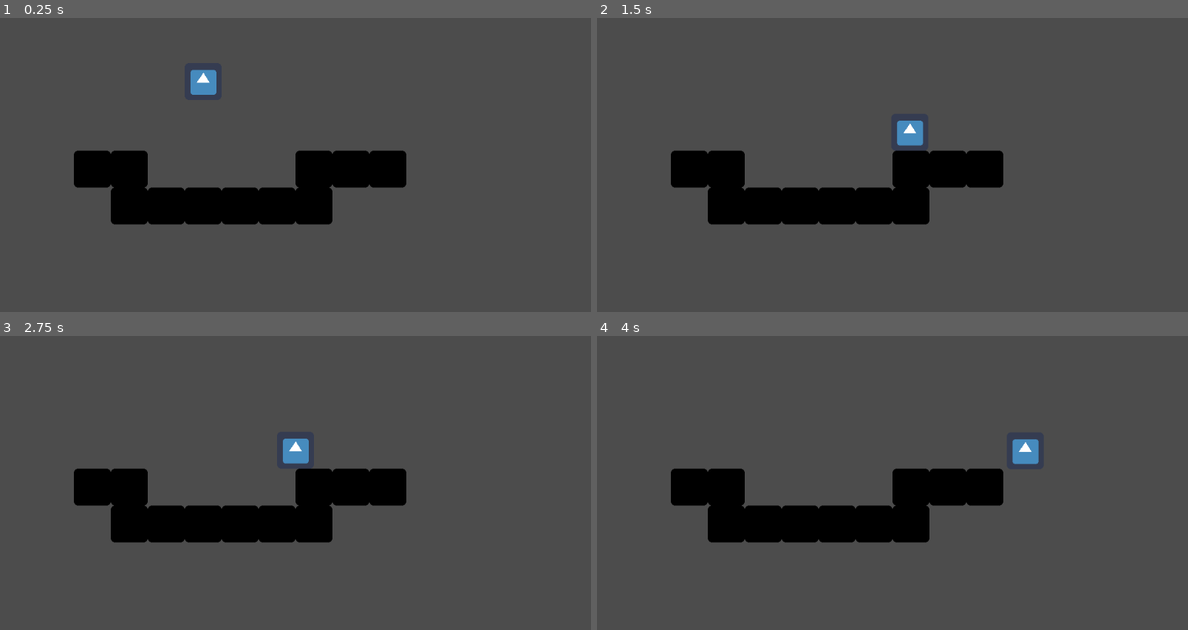
Above: before the commit, frames 1-4 (two rows, left to right).
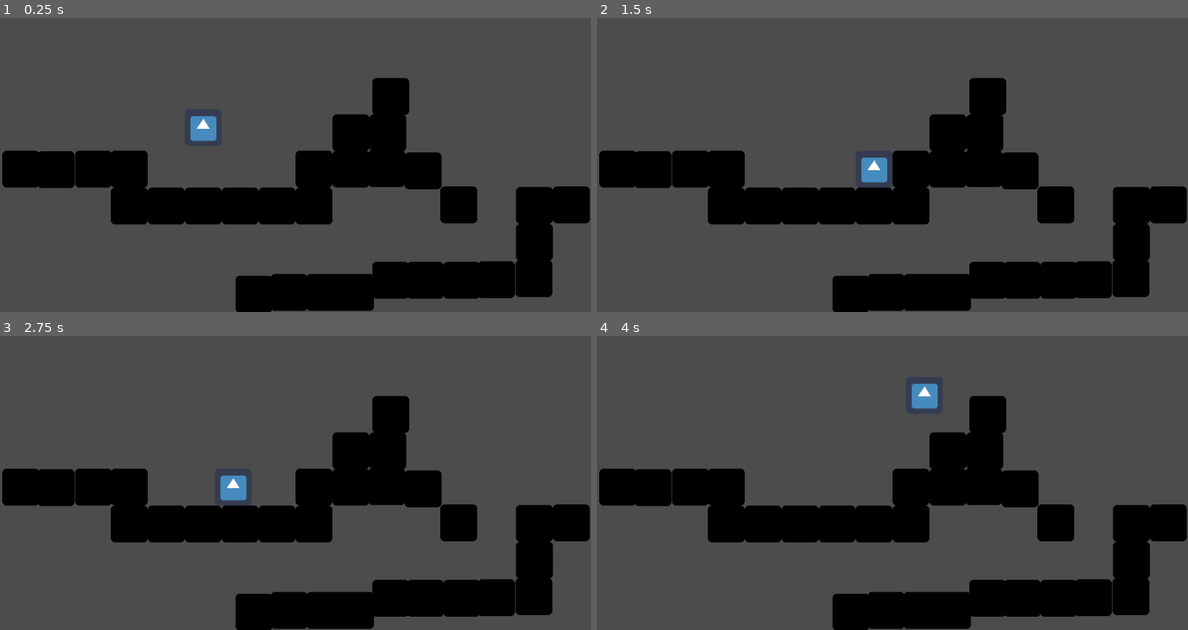
Above: after the commit, the same moments.

Repository: miomorfo/MiceProject
Game: Godot game, scene res://Mundo.tscn
The game is run twice, just before and just after one commit, with the same random seed, the same clock (stepped at 60 frames per second) and the same inputs. The engine's default icon, where the game draws it, is replaced by a stand-in: a white triangle on a blue panel in a dark square.
Inputs:
- Up to frame 1 (0.25 s): no input
- Up to frame 2 (1.5 s): hold Right (ui_right) from 0.53 s (still down); tap Up (ui_up) at 0.77 s
- Up to frame 3 (2.75 s): tap Up (ui_up) at 1.52 s; release Right (ui_right) at 2.03 s; hold Left (ui_left) from 2.03 s (still down)
- Up to frame 4 (4 s): release Left (ui_left) at 2.78 s; hold Right (ui_right) from 2.78 s (still down); tap Up (ui_up) at 3.02, 3.77 s

The runs differ from the first frame. In frame 1, 15% of the frame differs, in the area x 0-100%, y 17-100%; in frame 2, 15%; in frame 3, 15%; in frame 4, 15%, in the area x 0-100%, y 16-100%.

Commit message:
cambio de gravedad y nodos

Diff:
--- a/MiceWalkers/KinematicBody2D.gd
+++ b/MiceWalkers/KinematicBody2D.gd
@@ -3,9 +3,9 @@
 #la clase Vector2 contiene el sistema de cordenadas para poder movernos por el escenario
 var movimiento = Vector2()
 const UP = Vector2(0, -1)
-const GRAVEDAD = 20
+const GRAVEDAD = 60
 const VELOCIDAD = 200
-const ALTURA_SALTO = -500
+const ALTURA_SALTO = -800
 
 func _physics_process(delta):
 	#gravedad
@@ -22,7 +22,7 @@
 
 	#se detecta el suelo
 	if is_on_floor():
-#		print("el personaje está tocanto el suelo")
+		#print("el personaje está tocanto el suelo")
 		if Input.is_action_just_pressed("ui_up"):
 			movimiento.y = ALTURA_SALTO
 
--- a/MiceWalkers/Mundo.tscn
+++ b/MiceWalkers/Mundo.tscn
@@ -25,7 +25,6 @@
 shape = SubResource( 1 )
 
 [node name="Suelos" type="Node" parent="."]
-editor/display_folded = true
 
 [node name="Suelo" type="StaticBody2D" parent="Suelos"]
 editor/display_folded = true
@@ -71,7 +70,7 @@
 
 [node name="Suelo11" type="StaticBody2D" parent="Suelos"]
 editor/display_folded = true
-position = Vector2( 160, 352 )
+position = Vector2( 162, 352 )
 __meta__ = {
 "_edit_group_": true
 }
@@ -83,6 +82,34 @@
 [node name="CollisionShape2D" type="CollisionShape2D" parent="Suelos/Suelo11"]
 shape = SubResource( 2 )
 
+[node name="Suelo12" type="StaticBody2D" parent="Suelos"]
+editor/display_folded = true
+position = Vector2( 97, 353 )
+__meta__ = {
+"_edit_group_": true
+}
+
+[node name="Sprite" type="Sprite" parent="Suelos/Suelo12"]
+modulate = Color( 0, 0, 0, 1 )
+texture = ExtResource( 2 )
+
+[node name="CollisionShape2D" type="CollisionShape2D" parent="Suelos/Suelo12"]
+shape = SubResource( 2 )
+
+[node name="Suelo13" type="StaticBody2D" parent="Suelos"]
+editor/display_folded = true
+position = Vector2( 36, 352 )
+__meta__ = {
+"_edit_group_": true
+}
+
+[node name="Sprite" type="Sprite" parent="Suelos/Suelo13"]
+modulate = Color( 0, 0, 0, 1 )
+texture = ExtResource( 2 )
+
+[node name="CollisionShape2D" type="CollisionShape2D" parent="Suelos/Suelo13"]
+shape = SubResource( 2 )
+
 [node name="Suelo2" type="StaticBody2D" parent="Suelos"]
 editor/display_folded = true
 position = Vector2( 480, 416 )
@@ -153,6 +180,20 @@
 [node name="CollisionShape2D" type="CollisionShape2D" parent="Suelos/Suelo6"]
 shape = SubResource( 2 )
 
+[node name="Suelo14" type="StaticBody2D" parent="Suelos"]
+editor/display_folded = true
+position = Vector2( 608, 289 )
+__meta__ = {
+"_edit_group_": true
+}
+
+[node name="Sprite" type="Sprite" parent="Suelos/Suelo14"]
+modulate = Color( 0, 0, 0, 1 )
+texture = ExtResource( 2 )
+
+[node name="CollisionShape2D" type="CollisionShape2D" parent="Suelos/Suelo14"]
+shape = SubResource( 2 )
+
 [node name="Suelo7" type="StaticBody2D" parent="Suelos"]
 editor/display_folded = true
 position = Vector2( 608, 352 )
@@ -169,7 +210,7 @@
 
 [node name="Suelo8" type="StaticBody2D" parent="Suelos"]
 editor/display_folded = true
-position = Vector2( 672, 352 )
+position = Vector2( 670, 351 )
 __meta__ = {
 "_edit_group_": true
 }
@@ -180,3 +221,227 @@
 
 [node name="CollisionShape2D" type="CollisionShape2D" parent="Suelos/Suelo8"]
 shape = SubResource( 2 )
+
+[node name="Suelo17" type="StaticBody2D" parent="Suelos"]
+editor/display_folded = true
+position = Vector2( 733, 355 )
+__meta__ = {
+"_edit_group_": true
+}
+
+[node name="Sprite" type="Sprite" parent="Suelos/Suelo17"]
+modulate = Color( 0, 0, 0, 1 )
+texture = ExtResource( 2 )
+
+[node name="CollisionShape2D" type="CollisionShape2D" parent="Suelos/Suelo17"]
+shape = SubResource( 2 )
+
+[node name="Suelo18" type="StaticBody2D" parent="Suelos"]
+editor/display_folded = true
+position = Vector2( 795, 414 )
+__meta__ = {
+"_edit_group_": true
+}
+
+[node name="Sprite" type="Sprite" parent="Suelos/Suelo18"]
+modulate = Color( 0, 0, 0, 1 )
+texture = ExtResource( 2 )
+
+[node name="CollisionShape2D" type="CollisionShape2D" parent="Suelos/Suelo18"]
+shape = SubResource( 2 )
+
+[node name="Suelo19" type="StaticBody2D" parent="Suelos"]
+editor/display_folded = true
+position = Vector2( 926, 415 )
+__meta__ = {
+"_edit_group_": true
+}
+
+[node name="Sprite" type="Sprite" parent="Suelos/Suelo19"]
+modulate = Color( 0, 0, 0, 1 )
+texture = ExtResource( 2 )
+
+[node name="CollisionShape2D" type="CollisionShape2D" parent="Suelos/Suelo19"]
+shape = SubResource( 2 )
+
+[node name="Suelo21" type="StaticBody2D" parent="Suelos"]
+editor/display_folded = true
+position = Vector2( 926, 479 )
+__meta__ = {
+"_edit_group_": true
+}
+
+[node name="Sprite" type="Sprite" parent="Suelos/Suelo21"]
+modulate = Color( 0, 0, 0, 1 )
+texture = ExtResource( 2 )
+
+[node name="CollisionShape2D" type="CollisionShape2D" parent="Suelos/Suelo21"]
+shape = SubResource( 2 )
+
+[node name="Suelo22" type="StaticBody2D" parent="Suelos"]
+editor/display_folded = true
+position = Vector2( 925, 542 )
+__meta__ = {
+"_edit_group_": true
+}
+
+[node name="Sprite" type="Sprite" parent="Suelos/Suelo22"]
+modulate = Color( 0, 0, 0, 1 )
+texture = ExtResource( 2 )
+
+[node name="CollisionShape2D" type="CollisionShape2D" parent="Suelos/Suelo22"]
+shape = SubResource( 2 )
+
+[node name="Suelo23" type="StaticBody2D" parent="Suelos"]
+editor/display_folded = true
+position = Vector2( 860, 544 )
+__meta__ = {
+"_edit_group_": true
+}
+
+[node name="Sprite" type="Sprite" parent="Suelos/Suelo23"]
+modulate = Color( 0, 0, 0, 1 )
+texture = ExtResource( 2 )
+
+[node name="CollisionShape2D" type="CollisionShape2D" parent="Suelos/Suelo23"]
+shape = SubResource( 2 )
+
+[node name="Suelo24" type="StaticBody2D" parent="Suelos"]
+editor/display_folded = true
+position = Vector2( 800, 545 )
+__meta__ = {
+"_edit_group_": true
+}
+
+[node name="Sprite" type="Sprite" parent="Suelos/Suelo24"]
+modulate = Color( 0, 0, 0, 1 )
+texture = ExtResource( 2 )
+
+[node name="CollisionShape2D" type="CollisionShape2D" parent="Suelos/Suelo24"]
+shape = SubResource( 2 )
+
+[node name="Suelo25" type="StaticBody2D" parent="Suelos"]
+editor/display_folded = true
+position = Vector2( 737, 545 )
+__meta__ = {
+"_edit_group_": true
+}
+
+[node name="Sprite" type="Sprite" parent="Suelos/Suelo25"]
+modulate = Color( 0, 0, 0, 1 )
+texture = ExtResource( 2 )
+
+[node name="CollisionShape2D" type="CollisionShape2D" parent="Suelos/Suelo25"]
+shape = SubResource( 2 )
+
+[node name="Suelo26" type="StaticBody2D" parent="Suelos"]
+editor/display_folded = true
+position = Vector2( 677, 545 )
+__meta__ = {
+"_edit_group_": true
+}
+
+[node name="Sprite" type="Sprite" parent="Suelos/Suelo26"]
+modulate = Color( 0, 0, 0, 1 )
+texture = ExtResource( 2 )
+
+[node name="CollisionShape2D" type="CollisionShape2D" parent="Suelos/Suelo26"]
+shape = SubResource( 2 )
+
+[node name="Suelo27" type="StaticBody2D" parent="Suelos"]
+editor/display_folded = true
+position = Vector2( 616, 566 )
+__meta__ = {
+"_edit_group_": true
+}
+
+[node name="Sprite" type="Sprite" parent="Suelos/Suelo27"]
+modulate = Color( 0, 0, 0, 1 )
+texture = ExtResource( 2 )
+
+[node name="CollisionShape2D" type="CollisionShape2D" parent="Suelos/Suelo27"]
+shape = SubResource( 2 )
+
+[node name="Suelo28" type="StaticBody2D" parent="Suelos"]
+editor/display_folded = true
+position = Vector2( 563, 566 )
+__meta__ = {
+"_edit_group_": true
+}
+
+[node name="Sprite" type="Sprite" parent="Suelos/Suelo28"]
+modulate = Color( 0, 0, 0, 1 )
+texture = ExtResource( 2 )
+
+[node name="CollisionShape2D" type="CollisionShape2D" parent="Suelos/Suelo28"]
+shape = SubResource( 2 )
+
+[node name="Suelo29" type="StaticBody2D" parent="Suelos"]
+editor/display_folded = true
+position = Vector2( 501, 566 )
+__meta__ = {
+"_edit_group_": true
+}
+
+[node name="Sprite" type="Sprite" parent="Suelos/Suelo29"]
+modulate = Color( 0, 0, 0, 1 )
+texture = ExtResource( 2 )
+
+[node name="CollisionShape2D" type="CollisionShape2D" parent="Suelos/Suelo29"]
+shape = SubResource( 2 )
+
+[node name="Suelo30" type="StaticBody2D" parent="Suelos"]
+editor/display_folded = true
+position = Vector2( 440, 569 )
+__meta__ = {
+"_edit_group_": true
+}
+
+[node name="Sprite" type="Sprite" parent="Suelos/Suelo30"]
+modulate = Color( 0, 0, 0, 1 )
+texture = ExtResource( 2 )
+
+[node name="CollisionShape2D" type="CollisionShape2D" parent="Suelos/Suelo30"]
+shape = SubResource( 2 )
+
+[node name="Suelo20" type="StaticBody2D" parent="Suelos"]
+editor/display_folded = true
+position = Vector2( 990, 414 )
+__meta__ = {
+"_edit_group_": true
+}
+
+[node name="Sprite" type="Sprite" parent="Suelos/Suelo20"]
+modulate = Color( 0, 0, 0, 1 )
+texture = ExtResource( 2 )
+
+[node name="CollisionShape2D" type="CollisionShape2D" parent="Suelos/Suelo20"]
+shape = SubResource( 2 )
+
+[node name="Suelo15" type="StaticBody2D" parent="Suelos"]
+editor/display_folded = true
+position = Vector2( 672, 289 )
+__meta__ = {
+"_edit_group_": true
+}
+
+[node name="Sprite" type="Sprite" parent="Suelos/Suelo15"]
+modulate = Color( 0, 0, 0, 1 )
+texture = ExtResource( 2 )
+
+[node name="CollisionShape2D" type="CollisionShape2D" parent="Suelos/Suelo15"]
+shape = SubResource( 2 )
+
+[node name="Suelo16" type="StaticBody2D" parent="Suelos"]
+editor/display_folded = true
+position = Vector2( 677, 226 )
+__meta__ = {
+"_edit_group_": true
+}
+
+[node name="Sprite" type="Sprite" parent="Suelos/Suelo16"]
+modulate = Color( 0, 0, 0, 1 )
+texture = ExtResource( 2 )
+
+[node name="CollisionShape2D" type="CollisionShape2D" parent="Suelos/Suelo16"]
+shape = SubResource( 2 )
